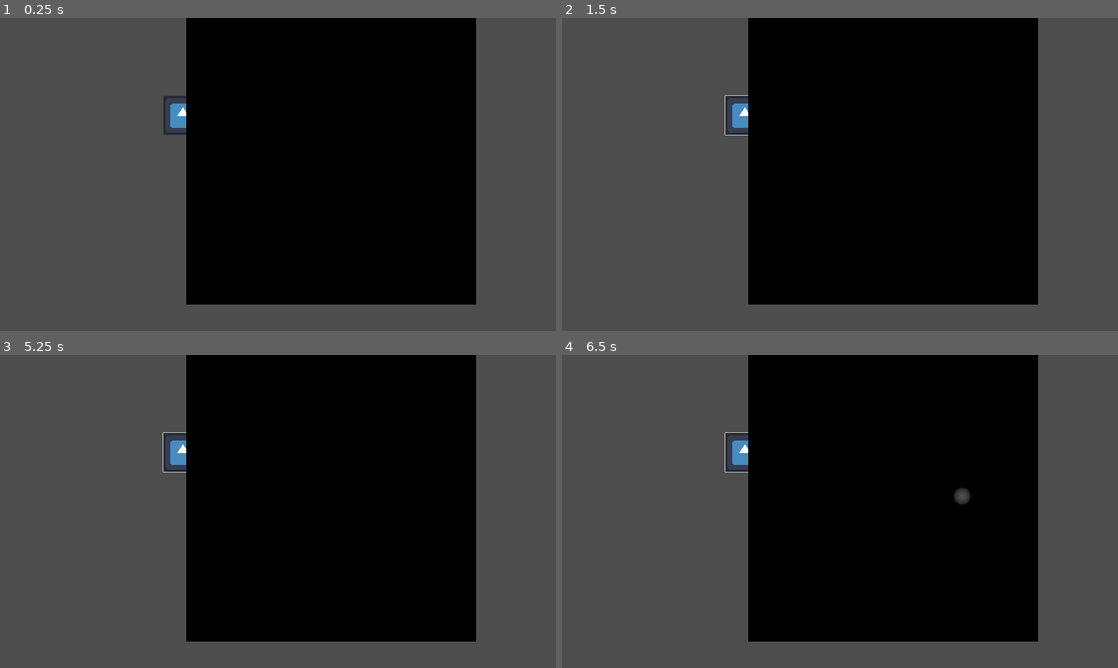
Above: before the commit, frames 1-4 (two rows, left to right).
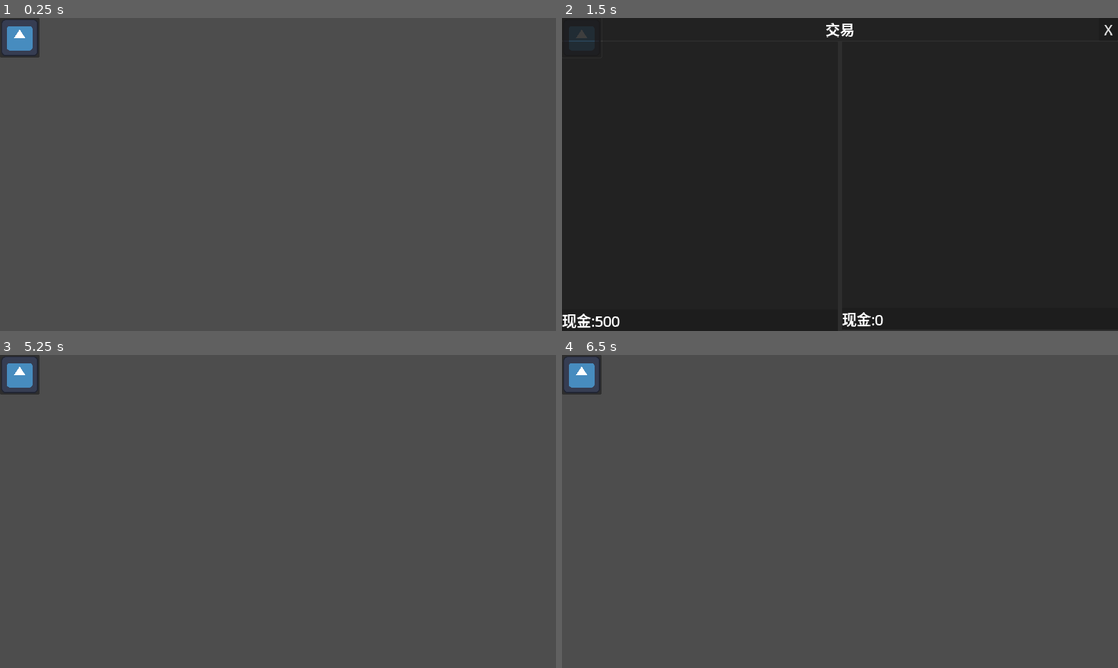
Above: after the commit, the same moments.

Repository: lxdua/EndingLine
Game: Godot game, scene res://Scene/Trade/Scene/trade_test.tscn
The game is run twice, just before and just after one commit, with the same random seed, the same clock (stepped at 60 frames per second) and the same inputs. This scene is started directly instead of the project's main scene. The engine's default icon, where the game draws it, is replaced by a stand-in: a white triangle on a blue panel in a dark square.
Inputs (mouse positions are in pixels of both pictures, inside the frame that each line leads up to):
- Up to frame 1 (0.25 s): no input
- Up to frame 2 (1.5 s): click (745, 115) at 0.52 s; click (584, 36) at 1.27 s
- Up to frame 3 (5.25 s): click (183, 452) at 2.02 s; click (22, 373) at 2.77 s; click (183, 452) at 3.52 s; click (22, 373) at 4.27 s; click (544, 367) at 5 s, where only the run after the commit has a clickable "X"
- Up to frame 4 (6.5 s): tap Enter at 5.75 s; move the mouse to (962, 495) at 5.77 s; tap Q at 5.85 s; click (962, 495) at 5.92 s

The runs differ from the first frame. In frame 1, 49% of the frame differs, in the area x 0-86%, y 0-92%; in frame 2, 100%, in the area x 0-100%, y 0-100%; in frame 3, 49%; in frame 4, 49%.

Commit message:
1

Diff:
--- a/endinglinetry/Scene/Trade/Scene/trade_manage.tscn
+++ b/endinglinetry/Scene/Trade/Scene/trade_manage.tscn
@@ -10,8 +10,6 @@
 
 [node name="PlayerTradeGoods" type="Node" parent="."]
 script = ExtResource("2_sqbnq")
-add_number = 180
-add_g = true
 cash = 500
 
 [node name="TradeUI" parent="." groups=["TradeUI"] instance=ExtResource("3_phq2h")]
--- a/endinglinetry/Scene/Trade/Scene/trade_test.gd
+++ b/endinglinetry/Scene/Trade/Scene/trade_test.gd
@@ -1,14 +1,6 @@
 extends Node2D
 
-@onready var fog: Fog = $Fog
+@onready var trade_goods: TradeGoods = $Button/TradeGoods
 
-
-func _on_sprite_2d_pressed() -> void:
-	if fog.is_in_light(get_global_mouse_position()):
-		print("按下")
-
-func _input(event: InputEvent) -> void:
-	if event is InputEventKey:
-		if event.keycode == KEY_Q:
-			if event.pressed:
-				fog.add_light_point(get_global_mouse_position())
+func _on_button_pressed() -> void:
+	get_tree().get_nodes_in_group("TradeManage")[0].open_trade_ui(trade_goods)
--- a/endinglinetry/Scene/Trade/Scene/trade_test.tscn
+++ b/endinglinetry/Scene/Trade/Scene/trade_test.tscn
@@ -1,30 +1,22 @@
-[gd_scene load_steps=6 format=3 uid="uid://ds22m5lc08ove"]
+[gd_scene load_steps=5 format=3 uid="uid://ds22m5lc08ove"]
 
 [ext_resource type="Texture2D" uid="uid://dgbe8puaplb6m" path="res://icon.svg" id="1_3bwyt"]
 [ext_resource type="Script" path="res://Scene/Trade/Scene/trade_test.gd" id="1_hi412"]
 [ext_resource type="Script" path="res://Scene/Trade/Script/trade_goods.gd" id="2_1c4b1"]
 [ext_resource type="PackedScene" uid="uid://dox7bvx5bfsib" path="res://Scene/Trade/Scene/trade_manage.tscn" id="3_tihkj"]
-[ext_resource type="PackedScene" uid="uid://bqlovuqd4c8np" path="res://Scene/Fog/Fog.tscn" id="4_1elm1"]
 
 [node name="TradeTest" type="Node2D"]
 script = ExtResource("1_hi412")
 metadata/_edit_horizontal_guides_ = [-673.0]
 
-[node name="Sprite2D" type="Button" parent="."]
-offset_left = 564.0
-offset_top = 268.0
-offset_right = 700.0
-offset_bottom = 404.0
+[node name="Button" type="Button" parent="."]
+offset_right = 8.0
+offset_bottom = 8.0
 icon = ExtResource("1_3bwyt")
 
-[node name="TradeGoods" type="Node" parent="Sprite2D"]
+[node name="TradeGoods" type="Node" parent="Button"]
 script = ExtResource("2_1c4b1")
-cash = 200
-
-[node name="Fog" parent="." instance=ExtResource("4_1elm1")]
-position = Vector2(1144, 489)
 
 [node name="TradeManage" parent="." instance=ExtResource("3_tihkj")]
 
-[connection signal="mouse_entered" from="Sprite2D" to="." method="_on_sprite_2d_mouse_entered"]
-[connection signal="pressed" from="Sprite2D" to="." method="_on_sprite_2d_pressed"]
+[connection signal="pressed" from="Button" to="." method="_on_button_pressed"]
--- a/endinglinetry/Scene/Trade/Script/trade_goods.gd
+++ b/endinglinetry/Scene/Trade/Script/trade_goods.gd
@@ -58,5 +58,20 @@
 	else:
 		print("设置失败")
 
+func find_goods(id:int)->TradeGoodsStruct:
+	var g:TradeGoodsStruct
+	var ga = goods.filter(func(gg):
+		if gg.id==id:
+			return true
+		else:
+			return false
+	)
+	if ga:
+		g=ga[0]
+	else:
+		add_goods(id,0)
+		g=find_goods(id)
+	return g
+
 func print_all_goods():
 	goods.all(func(g):g.print_goods())
